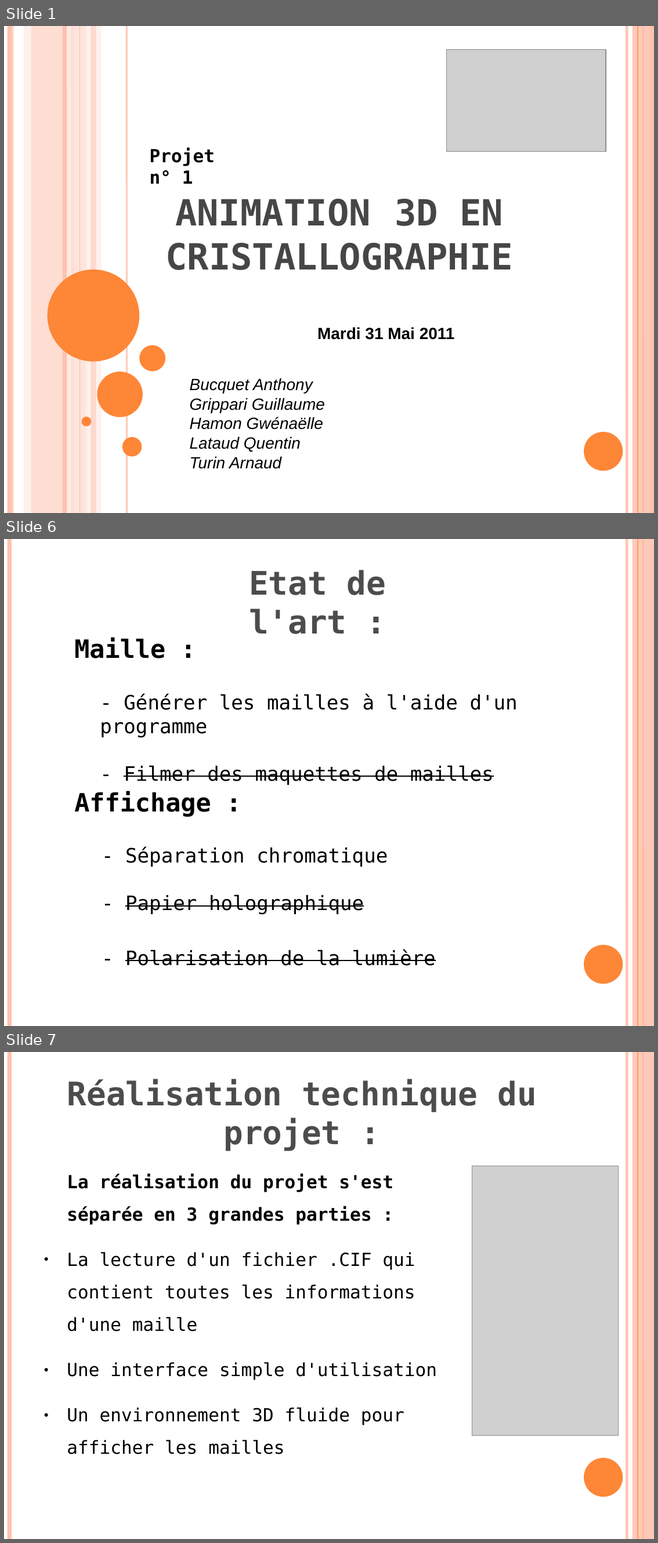
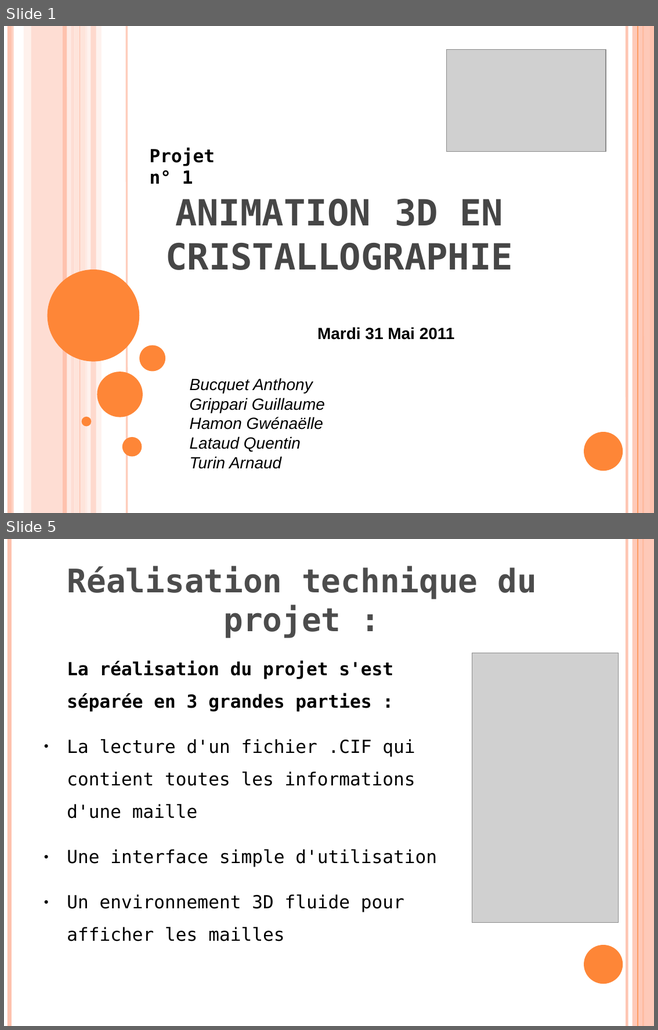
Before and after one commit to klnkg/cristallo3d, a slide deck: presentation finalegwen - ajout guillaume.odp. Shown one above the other, each under a label of ours: slides 1, 6 and 7 before the commit, slides 1 and 5 after it; the slides between them are not shown. The pictures are 658x1543 and 658x1030 pixels, drawn with LibreOffice and Linux fonts; fonts in the diff are those of the drawing; grey boxes stand for pictures. Boxes give left, top, right and bottom in pixels: in the first picture for what was removed or moved away, otherwise in the second. Text is boxed around its words. In the diff, an @@ line names an element or a change of style, - is before the commit and + after.

```diff
--- a/presentation finalegwen - ajout guillaume.odp
+++ b/presentation finalegwen - ajout guillaume.odp
@@ slide 6 removed at bbox=[4, 539, 654, 1026], background #FFFFFF; not listed: 6 template elements that a slide beside it also shows @@
@@ text removed at bbox=[249, 570, 386, 634] @@
-Etat de l'art :
@@ text removed at bbox=[74, 638, 165, 658] @@
-Maille :
@@ text removed at bbox=[100, 693, 517, 785] @@
-- Générer les mailles à l'aide d'un programme
-- Filmer des maquettes de mailles
@@ text removed at bbox=[74, 791, 211, 817] @@
-Affichage :
@@ text removed at bbox=[125, 847, 436, 966] @@
-- Séparation chromatique
-- Papier holographique
-- Polarisation de la lumière
@@ what was slide 7 is now slide 5 @@
```
Also in this commit, not shown: 7 slides changed, 1 other slide removed.
